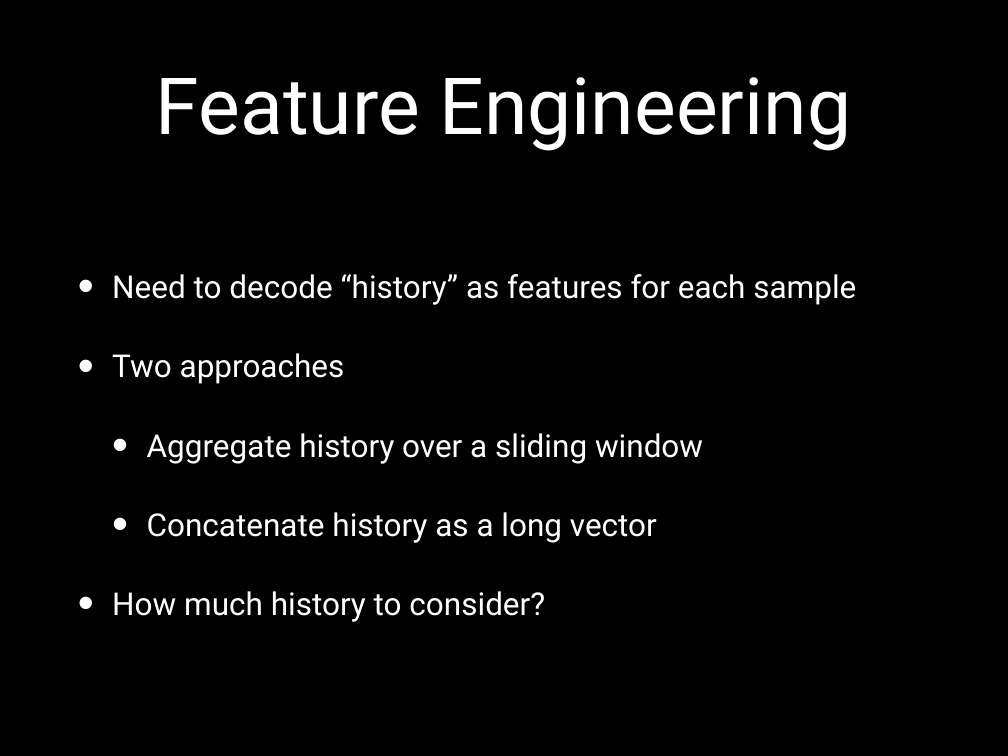
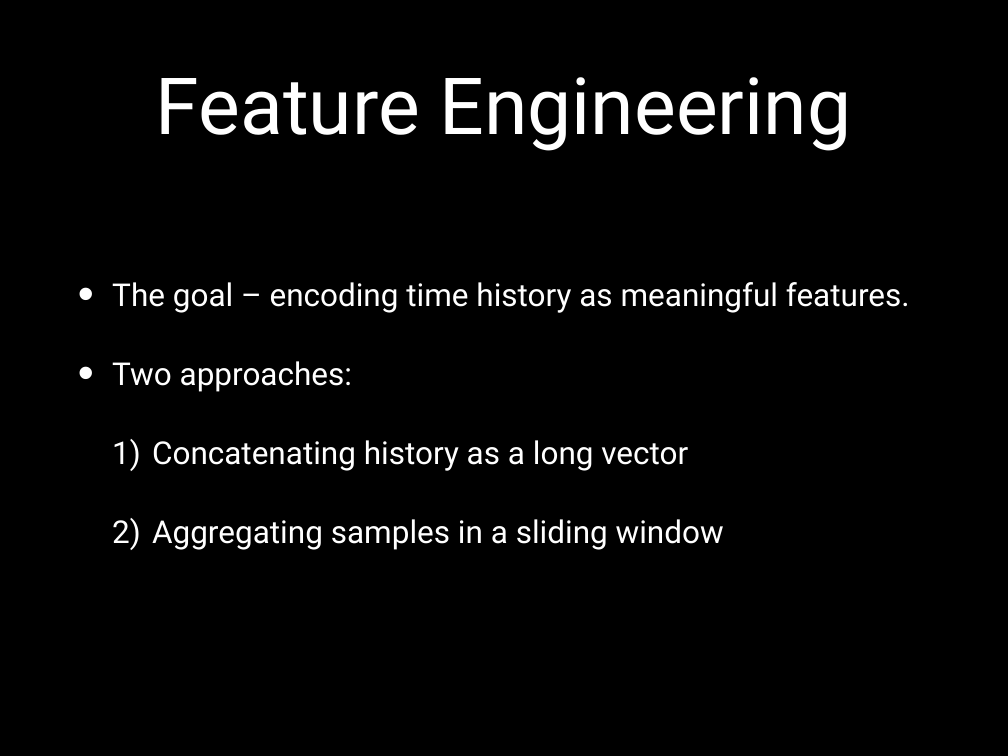
Before and after one commit to idocal/motionsense, a slide deck: slide 5 of MotionSenese/Presentation2.pptx. Drawn at 1008x756 pixels with LibreOffice and Linux fonts; fonts in the diff are those of the drawing. Boxes give left, top, right and bottom in pixels: in the first picture for what was removed or moved away, otherwise in the second. Text is boxed around its words. In the diff, an @@ line names an element or a change of style, - is before the commit and + after.

```diff
--- a/MotionSenese/Presentation2.pptx
+++ b/MotionSenese/Presentation2.pptx
@@ text at (112,282,910,550): text changed @@
-• Need to decode “history” as features for each sample
-• Two approaches
-  • Aggregate history over a sliding window
-  • Concatenate history as a long vector
-• How much history to consider?
+• The goal – encoding time history as meaningful features.
+• Two approaches:
+  1) Concatenating history as a long vector
+  2) Aggregating samples in a sliding window
```
Also in this commit, not shown: 8 other slides changed, 1 slide added.
